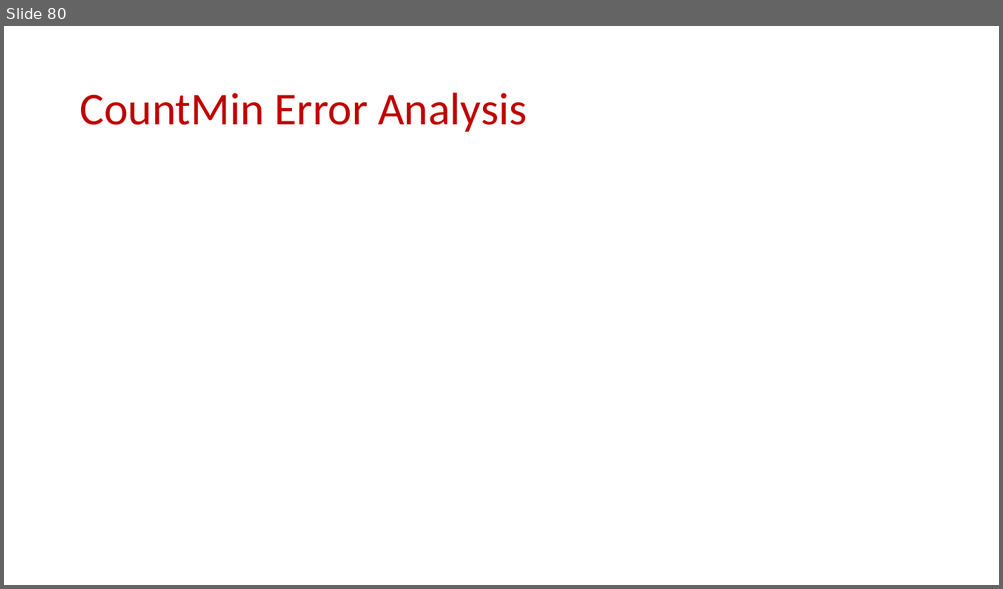
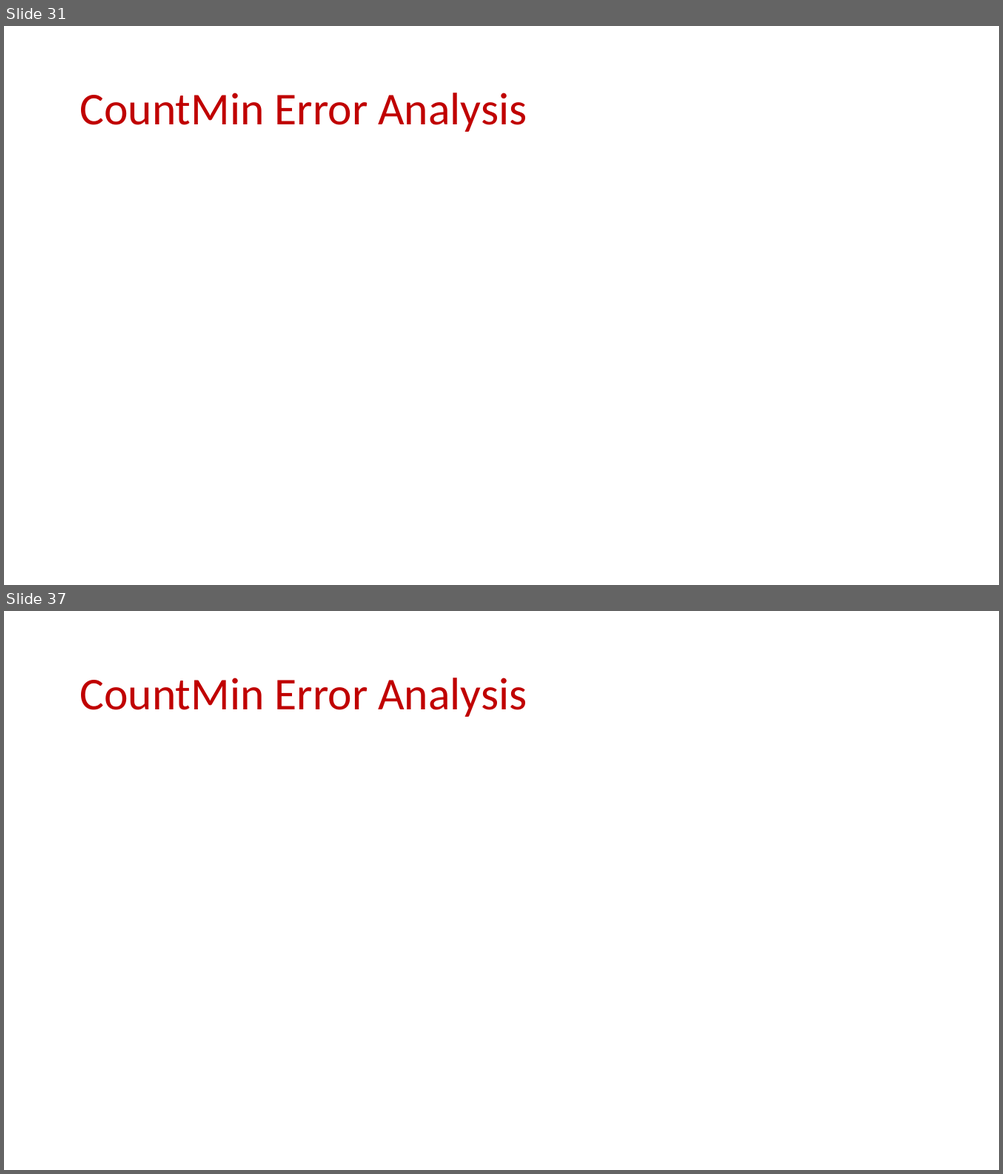
Before and after one commit to samsonzhou/samsonzhou.github.io, a slide deck: CSCE689-23/L11.pptx. Shown one above the other, each under a label of ours: slide 80 before the commit, slides 31 and 37 after it; the slides between them are not shown. The pictures are 1003x589 and 1003x1174 pixels, drawn with LibreOffice and Linux fonts; fonts in the diff are those of the drawing; grey boxes stand for pictures. Boxes give left, top, right and bottom in pixels: in the first picture for what was removed or moved away, otherwise in the second. Text is boxed around its words. In the diff, an @@ line names an element or a change of style, - is before the commit and + after.

```diff
--- a/CSCE689-23/L11.pptx
+++ b/CSCE689-23/L11.pptx
@@ slide 37 added at <box>4,611,999,1170</box>, background #FFFFFF @@
@@ title added at <box>79,678,526,717</box>, 44 pt, text #C00000 @@
+CountMin Error Analysis
@@ what was slide 80 is now slide 31 @@
```
Also in this commit, not shown: 16 slides changed, 15 other slides added.
